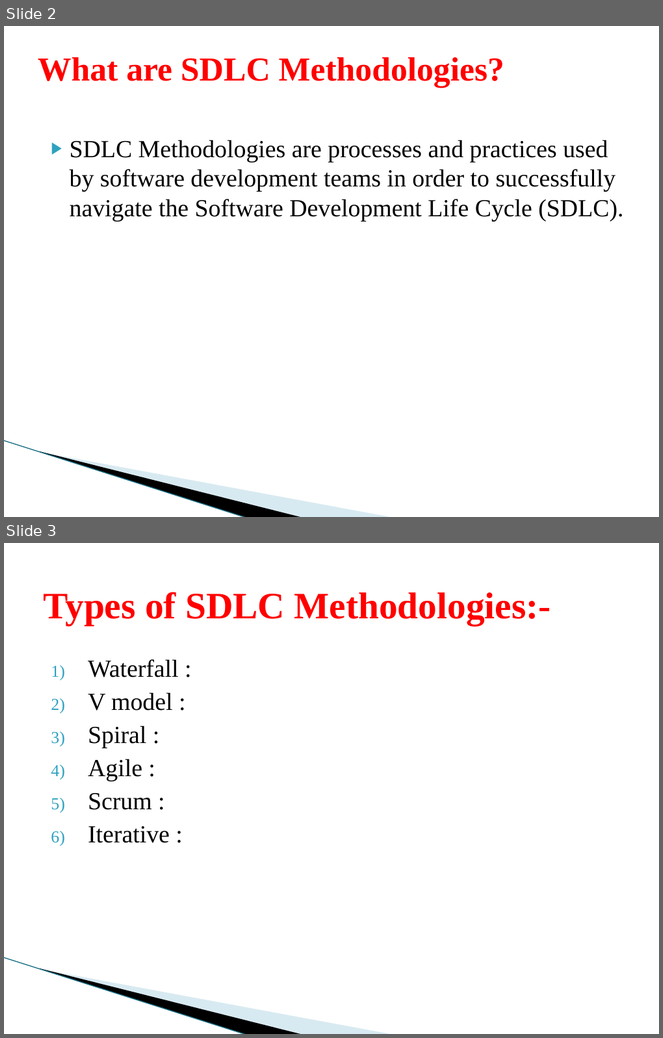
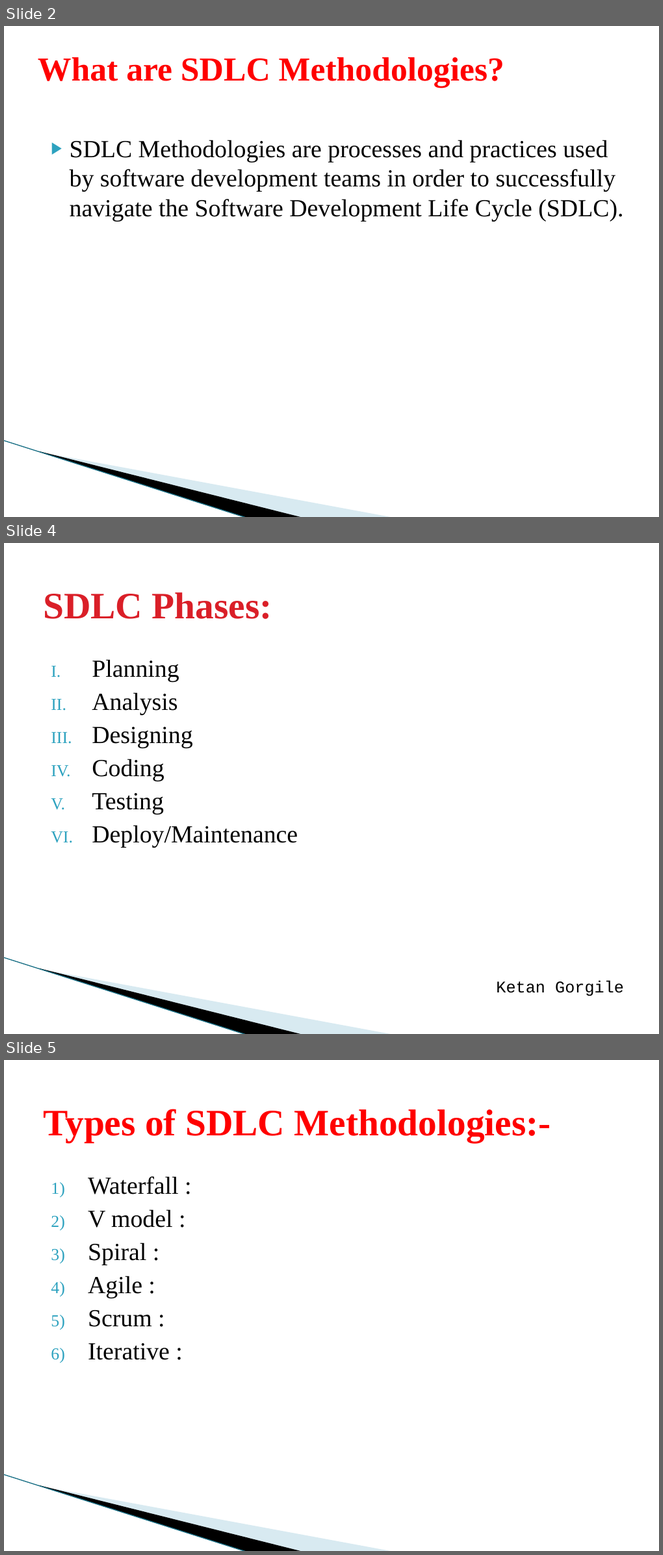
Before and after one commit to jay1306/MATLAB_PROJECT, a slide deck: SDLC/SLDC_WATERFALL (1).pptx. Shown one above the other, each under a label of ours: slides 2 and 3 before the commit, slides 2, 4 and 5 after it; the slides between them are not shown. The pictures are 663x1038 and 663x1555 pixels, drawn with LibreOffice and Linux fonts; fonts in the diff are those of the drawing; background and template pictures are left out. Boxes give left, top, right and bottom in pixels: in the first picture for what was removed or moved away, otherwise in the second. Text is boxed around its words. In the diff, an @@ line names an element or a change of style, - is before the commit and + after.

Commit message:
Add files via upload
Added SDLC importance and phases

```diff
--- a/SDLC/SLDC_WATERFALL (1).pptx
+++ b/SDLC/SLDC_WATERFALL (1).pptx
@@ slide 4 added at [4, 543, 659, 1034], background #FFFFFF; not listed: 3 template elements that a slide beside it also shows @@
@@ title added at [43, 592, 272, 619], 41 pt, text #DA1F28, bold @@
+SDLC Phases:
@@ text added at [92, 659, 298, 847], 27 pt, text #000000 @@
+I. Planning
+II. Analysis
+III. Designing
+IV. Coding
+V. Testing
+VI. Deploy/Maintenance
@@ text added at [496, 980, 624, 997], 18 pt, text #000000 @@
+Ketan Gorgile
@@ what was slide 3 is now slide 5 @@
```
Also in this commit, not shown: 1 other slide added.
